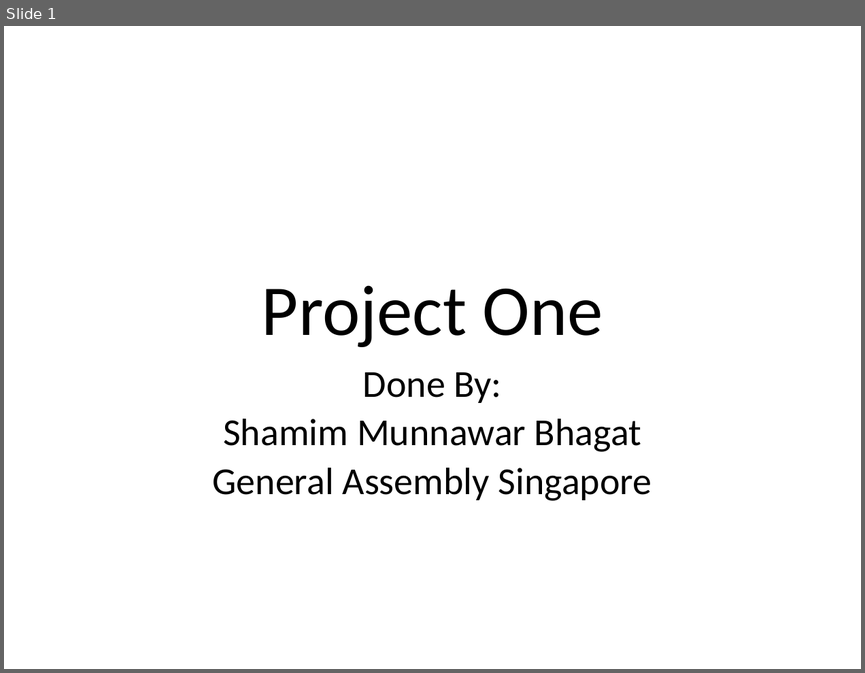
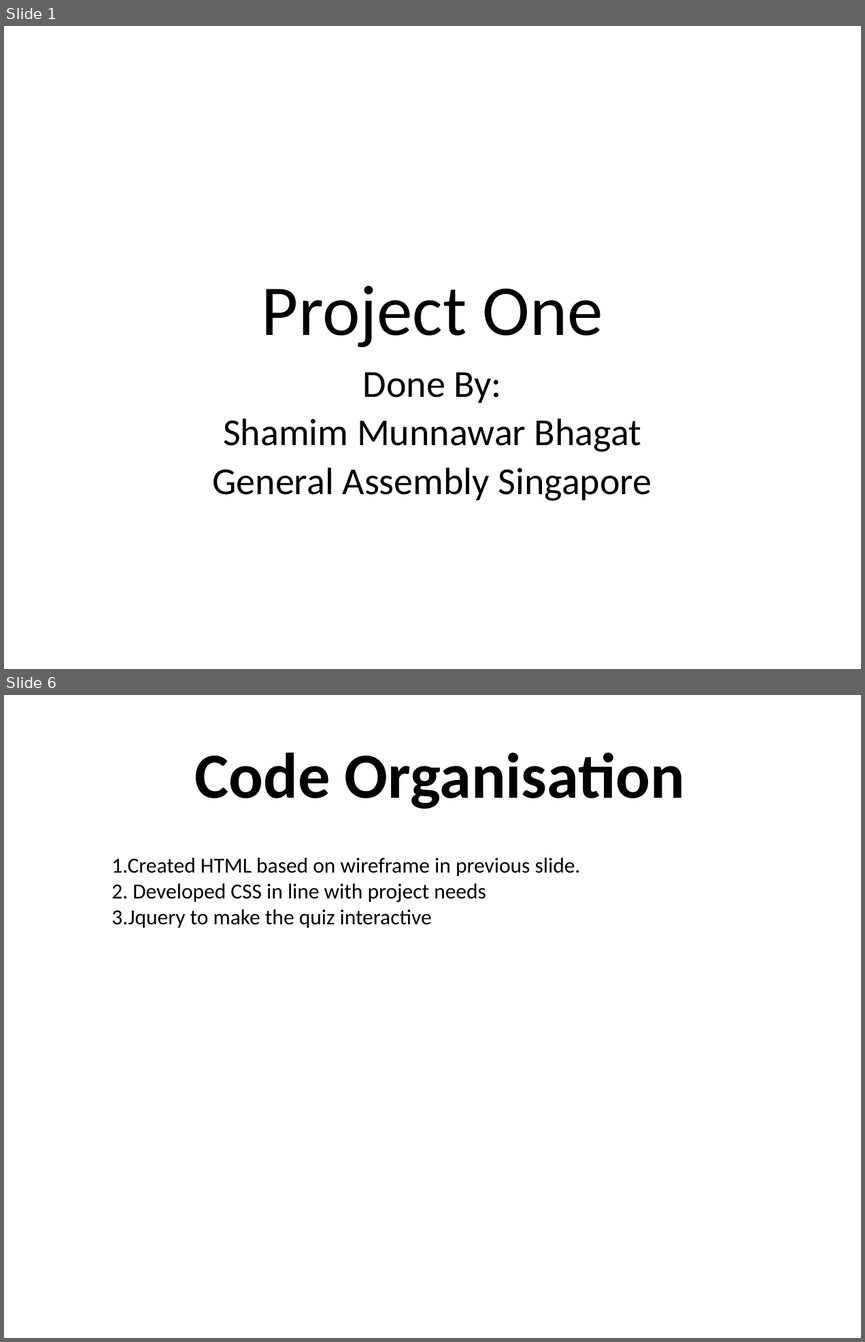
Before and after one commit to shamim1987/projectOne, a slide deck: quiz/presentation/Project One.pptx. Shown one above the other, each under a label of ours: slide 1 before the commit, slides 1 and 6 after it; the slides between them are not shown. The pictures are 865x673 and 865x1342 pixels, drawn with LibreOffice and Linux fonts; fonts in the diff are those of the drawing. Boxes give left, top, right and bottom in pixels: in the first picture for what was removed or moved away, otherwise in the second. Text is boxed around its words. In the diff, an @@ line names an element or a change of style, - is before the commit and + after.

```diff
--- a/quiz/presentation/Project One.pptx
+++ b/quiz/presentation/Project One.pptx
@@ slide 6 added at (4,695,861,1338), background #FFFFFF @@
@@ title added at (195,752,685,809), 54 pt, text #000000, bold @@
+Code Organisation
@@ text added at (111,858,581,928), 18 pt, text #000000 @@
+1.Created HTML based on wireframe in previous slide.
+2. Developed CSS in line with project needs
+3.Jquery to make the quiz interactive
```
Also in this commit, not shown: 4 slides changed, 1 other slide added, 4 other files.
